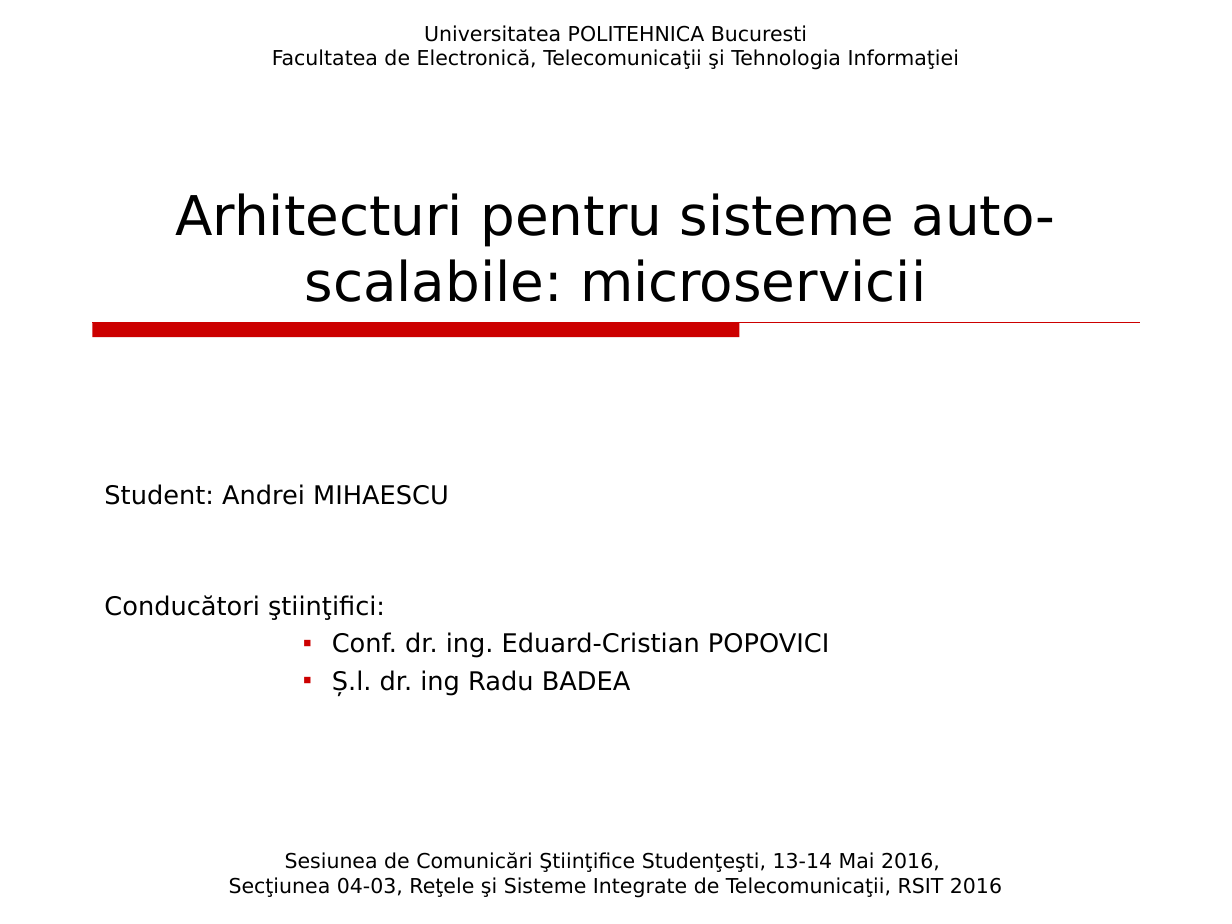
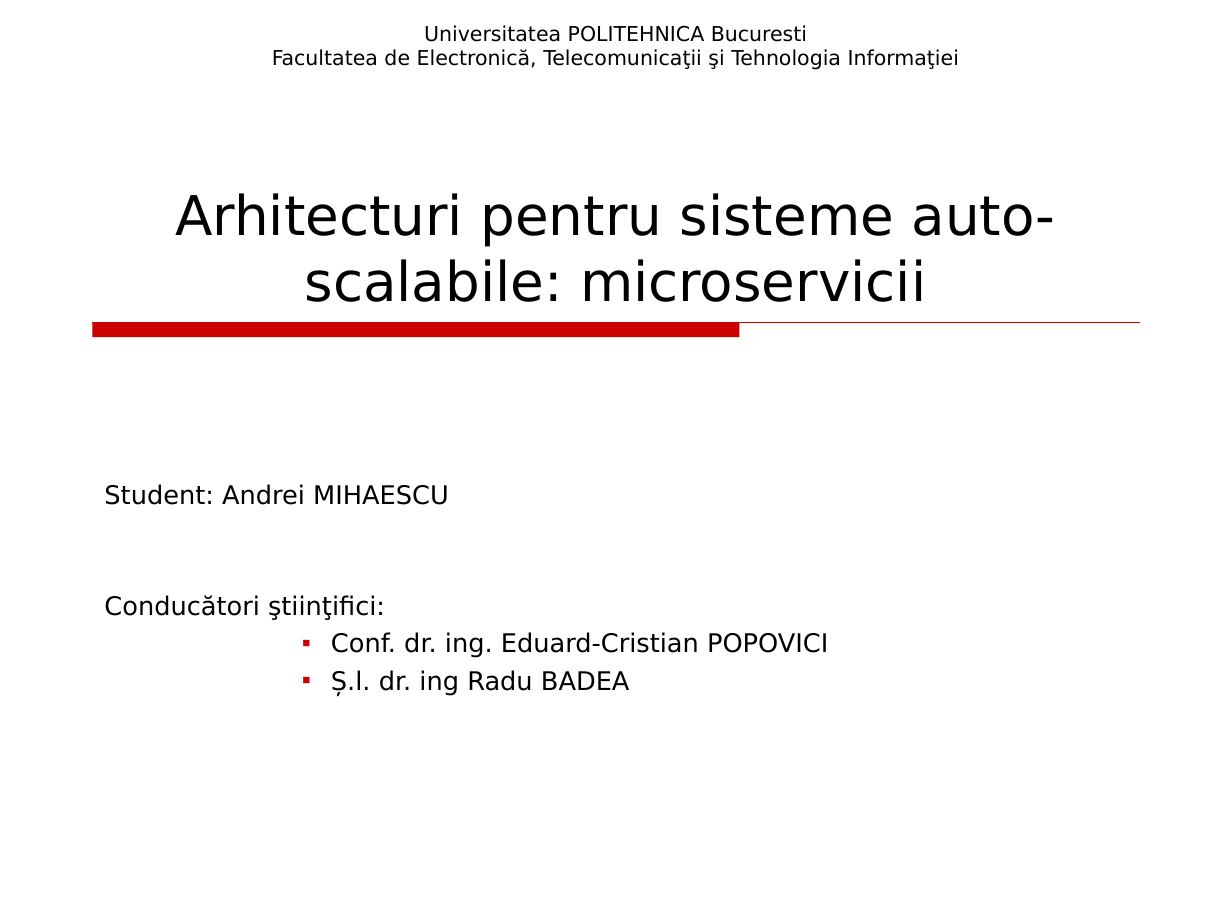
Before and after one commit to amihaescu/dizertatie, a slide deck: slide 1 of andrei.mihaescu.disertatie.2016.ppt. Drawn at 1232x924 pixels with LibreOffice and Linux fonts; fonts in the diff are those of the drawing; background and template pictures are left out. Boxes give left, top, right and bottom in pixels: in the first picture for what was removed or moved away, otherwise in the second. Text is boxed around its words. In the diff, an @@ line names an element or a change of style, - is before the commit and + after.

```diff
--- a/andrei.mihaescu.disertatie.2016.ppt
+++ b/andrei.mihaescu.disertatie.2016.ppt
@@ text removed at (229,852,1002,898) @@
-Sesiunea de Comunicări Ştiinţifice Studenţeşti, 13-14 Mai 2016,
-Secţiunea 04-03, Reţele şi Sisteme Integrate de Telecomunicaţii, RSIT 2016
```
Also in this commit, not shown: 13 other slides changed, 1 slide added, 1 slide removed, 1 other file.
